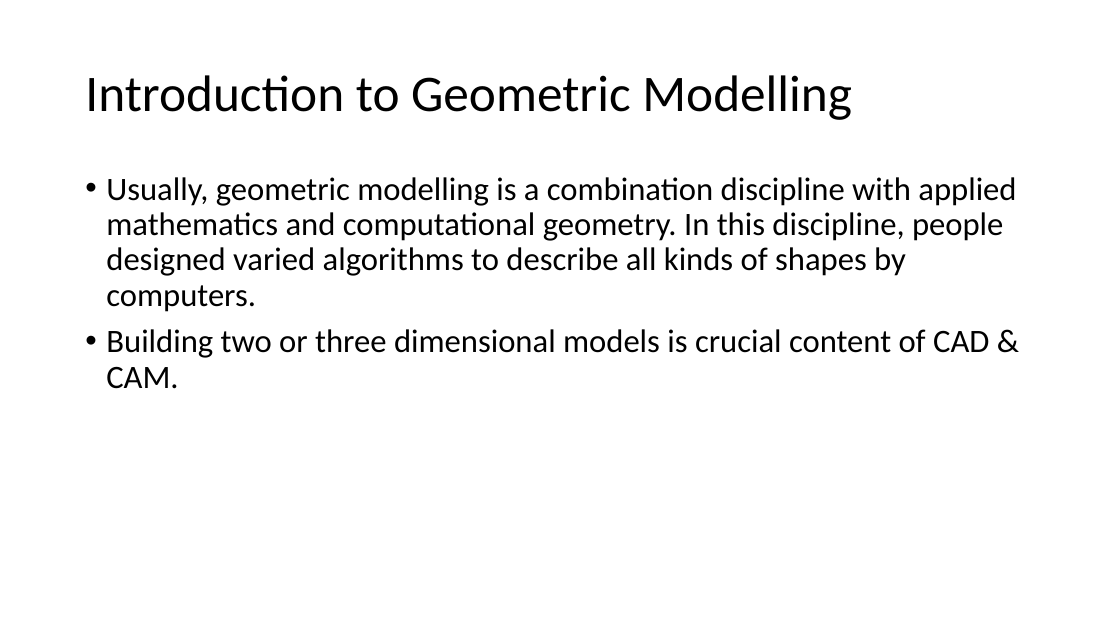
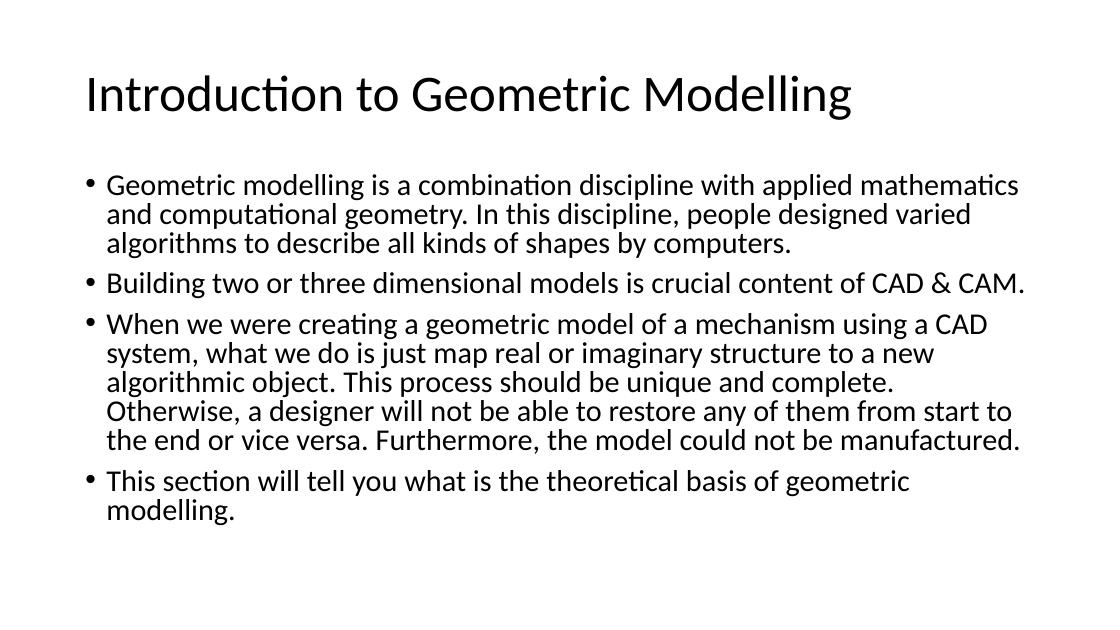
Before and after one commit to Jinny-Ching/cad_cam_course, a slide deck: slide 38 of CAD_CAM.pptx (slide 39 before the commit). Drawn at 1120x630 pixels with LibreOffice and Linux fonts; fonts in the diff are those of the drawing. Boxes give left, top, right and bottom in pixels: in the first picture for what was removed or moved away, otherwise in the second. Text is boxed around its words. In the diff, an @@ line names an element or a change of style, - is before the commit and + after.

Commit message:
goemetric modelling-curve

```diff
--- a/CAD_CAM.pptx
+++ b/CAD_CAM.pptx
@@ text at (106,174,1019,259): text changed; size 28 to 25.9 pt @@
-• Usually, geometric modelling is a combination discipline with applied mathematics and computational geometry. In this discipline, people designed varied algorithms to describe all kinds of shapes by computers.
+• Geometric modelling is a combination discipline with applied mathematics and computational geometry. In this discipline, people designed varied algorithms to describe all kinds of shapes by computers.
@@ text at (106,272,1025,299): size 28 to 25.9 pt in "Building two or three dimensional models is ..."; line spacing 0.9 to 0.8 @@
@@ text at (106,313,1021,526): paragraphs added @@
+• When we were creating a geometric model of a mechanism using a CAD system, what we do is just map real or imaginary structure to a new algorithmic object. This process should be unique and complete. Otherwise, a designer will not be able to restore any of them from start to the end or vice versa. Furthermore, the model could not be manufactured.
+• This section will tell you what is the theoretical basis of geometric modelling.
```
Also in this commit, not shown: 6 other slides changed, 9 slides added, 1 slide removed.
